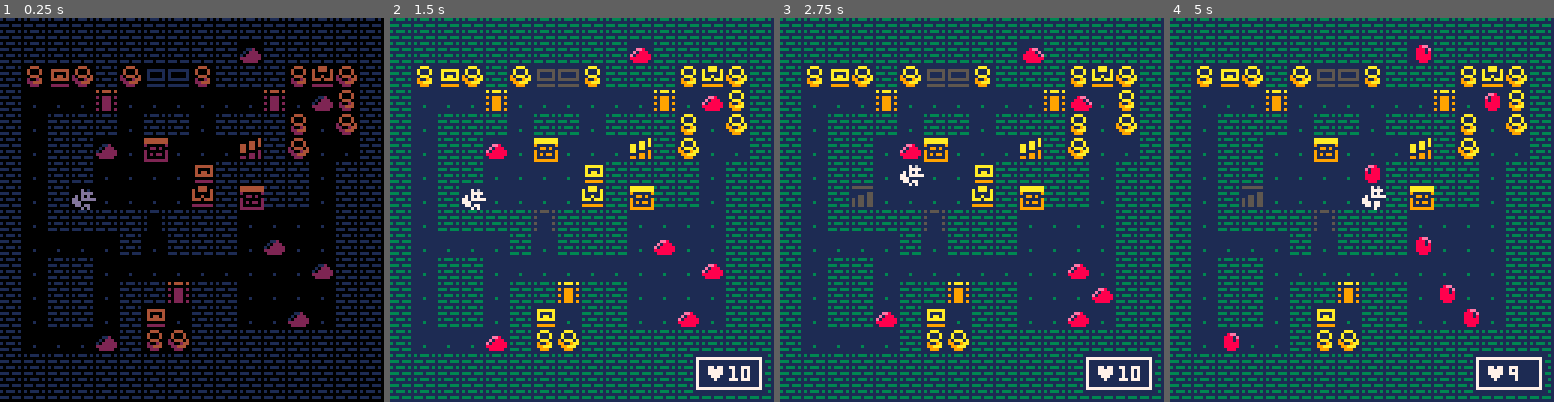
Above: before the commit, frames 1-4 (left to right).
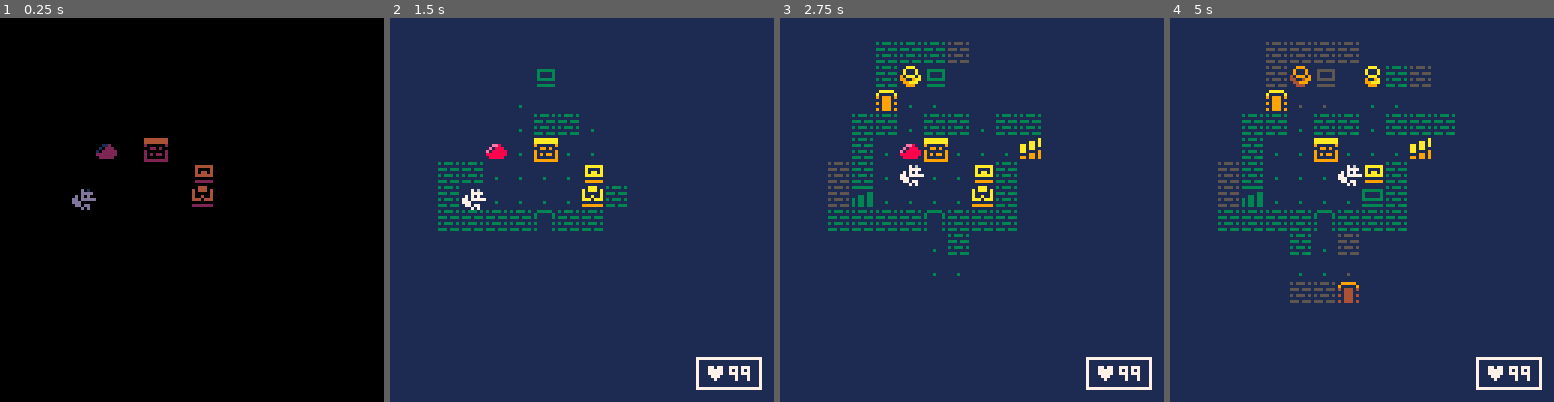
Above: after the commit, the same moments.

Repository: xjchong/pico-yggdrasil
Game: PICO-8 cartridge yggdrasil.p8
Two runs of this game, one before a commit and one after it. Both use one fixed random seed, a clock stepped at 60 frames per second and the inputs below.
Inputs:
- Up to frame 1 (0.25 s): no input
- Up to frame 2 (1.5 s): tap X (X key) at 0.33, 1.07 s; tap O (Z key) at 0.7 s
- Up to frame 3 (2.75 s): hold Right 1.6-2.1 s; tap O (Z key) at 1.7, 2.1, 2.5 s; tap X (X key) at 1.85 s; hold Up 2.15-2.42 s; hold Right from 2.47 s (still down)
- Up to frame 4 (5 s): tap O (Z key) every 0.4 s from 2.9 to 4.9 s; tap X (X key) at 2.97, 4.08 s; release Right at 3.03 s; hold Left 3.08-3.58 s; hold Down 3.63-3.97 s; hold Right 4.02-4.68 s; hold Up from 4.73 s (still down)

The runs differ from the first frame. In frame 1, 25% of the frame differs, in the area x 0-100%, y 0-100%; in frame 2, 23%; in frame 3, 21%; in frame 4, 22%.

Commit message:
Add fov and fog

Diff:
--- a/yggdrasil.p8
+++ b/yggdrasil.p8
@@ -30,7 +30,7 @@
  frame += 1
  _draw_fn()
  draw_windows()
- draw_fade()
+ set_fade()
 end
 
 function start_game()
@@ -46,6 +46,8 @@
 
  mobs={}
  player=add_mob(1,3,7)
+ player.sight=6
+ is_p_turn=true
 
  --temporary convenience
  --for adding mobs via map
@@ -59,9 +61,9 @@
   end
  end
 
- p_dist_map=get_dist_map(
-  xy_to_pos(player.x,player.y)
- )
+ p_dist_map=get_dist_map(mob_pos(player))
+ p_fov=get_fov(player)
+ fog=get_fov(player)
 
  toasts={}
  windows={}
@@ -114,9 +116,21 @@
 
  --did everybody finish animating?
  if done then
+  if is_p_turn then
+   is_p_turn=false
+   update_ai()
+  else
+   is_p_turn=true
   _upd_fn=update_game
+  end
  else
   _upd_fn=update_anim
+ end
+end
+
+function update_fog()
+ for i=1,256 do
+  fog[i]=fog[i] or p_fov[i]
  end
 end
 
@@ -131,12 +145,20 @@
 -->8
 --drawing
 
+--[[
+flags appendix
+1:blocks movement
+2:interactible
+3:blocks vision
+--]]
+
 function draw_game()
  cls(1)
  map()
 
  draw_mobs()
  draw_toasts()
+ draw_fog()
 
  fade_to(0)
 end
@@ -169,12 +191,23 @@
  end
 end
 
-function draw_dist_map(dmap)
+function draw_fog()
  for pos=1,256 do
   local x,y=pos_to_xy(pos)
-  local dist=dmap[pos]
-  if dist then
-   print(tostring(dist),x*8,y*8,7)
+  if fog[pos] then
+   --uncovered
+   if not p_fov[pos] then
+    --not currently in sight
+    pal(3,5)
+    pal(9,4)
+    pal(10,9)
+    pal(13,5)
+    spr(mget(x,y),x*8,y*8)
+    pal()
+   end
+  else
+   --covered
+   spr(208,x*8,y*8)
   end
  end
 end
@@ -316,13 +349,13 @@
  end
 end
 
-function draw_fade()
+function set_fade(pct,mode)
  for j=1,15 do
   local clr=j
-  for k=1,flr((max(0,min(fade_pct,1))*100+j*1.46)/22) do
+  for k=1,flr((max(0,min(pct,1))*100+j*1.46)/22) do
    clr=fade_clrs[clr]
   end
-  pal(j,clr,1)
+  pal(j,clr,mode)
  end
 end
 
@@ -333,7 +366,7 @@
  --can be set.
  while fade_pct!=pct do
   fade_pct=approach(fade_pct,pct,0.04)
-  draw_fade()
+  set_fade(fade_pct,1)
   flip()
  end
 end
@@ -359,13 +392,14 @@
 function blocked(fpos,tpos,mode)
  local x,y=pos_to_xy(tpos)
  local tile=mget(x,y)
+
+ if (not is_adj(fpos,tpos)) return true
+
  if mode=="move" then
-  return not is_adj(fpos,tpos)
-   or fget(tile,0)
-   or get_mob(x,y)~=nil
+  return fget(tile,0)
+    or get_mob(x,y)~=nil
  elseif mode=="move_thru_mobs" then
-  return not is_adj(fpos,tpos)
-   or fget(tile,0)
+  return fget(tile,0)
  end
 end
 
@@ -426,6 +460,81 @@
  end
 end
 
+--from position, to position.
+--retest should be false on
+--first call, it indicates whether
+--we have called the function in
+--reverse yet (for symmetry)
+function los(fpos,tpos,retest)
+ --always see adjacent things.
+ --1.5 because permitting diagonals.
+ if distance(fpos,tpos)<=1.5 then
+  return true
+ end
+
+ local fx,fy=pos_to_xy(fpos)
+ local tx,ty=pos_to_xy(tpos)
+ local dx,dy,sign_x,sign_y=
+   abs(tx-fx),abs(ty-fy),
+   sgn(tx-fx),sgn(ty-fy)
+ local err=dx-dy
+
+ while fx!=tx or fy!=ty do
+  if fget(mget(fx,fy),2) then
+   if retest then
+    return false
+   else
+    return los(tpos,fpos,true)
+   end
+  end
+
+  --e2 and err are somewhat
+  --mysterious. i'm not good
+  --enough at math to properly
+  --explain what it does. but
+  --if you increase the factor
+  --you multiply err by,
+  --the distance that corners are
+  --fixed increases too, seemingly
+  --linearly. thus i have chosen
+  --the theoretical furthest
+  --a corner could be from the player, 16
+  local e2=err*16
+  if e2>-dy then
+   err-=dy
+   fx+=sign_x
+  end
+  if e2<dx then
+   err+=dx
+   fy+=sign_y
+  end
+ end
+
+ return true
+end
+
+function distance(fpos,tpos)
+ local fx,fy=pos_to_xy(fpos)
+ local tx,ty=pos_to_xy(tpos)
+ local dx,dy=fx-tx,fy-ty
+ return sqrt(dx*dx+dy*dy)
+end
+
+function get_fov(mob)
+ local fpos,dist=mob_pos(mob),mob.sight
+ local fmap={}
+
+ for tpos=1,256 do
+  if not fmap[tpos]
+    and (distance(fpos,tpos)<=dist)
+    then
+   fmap[tpos]=los(tpos,fpos)
+  end
+ end
+
+ return fmap
+end
+
 
 
 -->8
@@ -455,10 +564,9 @@
      dxs[_btn+1],
      dys[_btn+1]
     ) then
-   p_dist_map=get_dist_map(
-    mob_pos(player)
-   )
-   update_ai()
+   p_dist_map=get_dist_map(mob_pos(player))
+   p_fov=get_fov(player)
+   update_fog()
   end
 
   _upd_fn=update_anim
@@ -487,20 +595,25 @@
 
  if blocked(fpos,tpos,"move") then
   --not walkable
-  m.xo,m.yo,m.anim_spd=4*dx,4*dy,0.8
+  m.xo,m.yo,m.anim_spd=4*dx,4*dy,1
  else
   --walkable
   m.x+=dx
 	 m.y+=dy
-	 m.xo,m.yo,m.anim_spd=-8*dx,-8*dy,1.2
+	 m.xo,m.yo,m.anim_spd=-8*dx,-8*dy,2
 	 did_act = true
-
 	 --player makes a walking sound.
 	 if (m==player) sfx(0)
  end
 
+ --don't animate mobs out of sight
+ if not fog[fpos]
+   and not fog[tpos] then
+  m.xo,m.yo=0,0
+ end
+
  did_act = handle_interact(m,tile,dest_x,dest_y)
-  or did_act
+   or did_act
 
  return did_act
 end
@@ -545,13 +658,13 @@
     ,"  and find salvation",
     "",
     "  ...just kidding"},
-    3 --color
+    10 --color
    )
   elseif x==10 and y==7 then
    show_timed_msg(
     "i will disappear...",
     60, --duration
-    3 --color
+    10 --color
    )
   end
   sfx(7)
@@ -576,7 +689,7 @@
  2-slime
 --]]
 
-mob_hps={10,2}
+mob_hps={99,1}
 mob_atks={1,1}
 mob_anims={{1,2,3,4},{5,6,5,7}}
 
@@ -637,6 +750,8 @@
 --ai
 
 function update_ai()
+ load_btn_bfr()
+
  for m in all(mobs) do
   if m.hp<=0 then
    --dead mobs can't act
@@ -957,10 +1072,10 @@
 
 __gff__
 0000000000030303000000000000000000000000000000000000000000000000000000000000000000000000000000000000000000000000000000000000000000000000000000000000000000000000000000000000000000000000000000000000000000000000000000000000000000000000000000000000000000000000
-0000000000000000000000000000000000000000000000000000000000000000000000000000000000000000000000000000000000000000000000000000000000010000000000000003030303030200000000000000000000000000000003000000000000000000000000000000000000000000000000000000000000000000
+0000000000000000000000000000000000000000000000000000000000000000000000000000000000000000000000000000000000000000000000000000000000050000000000000003030703030200000000000000000000000000000003000000000000000000000000000000000000000000000000000000000000000000
 __map__
 c1c1c1c1c1c1c1c1c1c1c1c1c1c1c1c100000000000000000000000000000000000000000000000000000000000000000000000000000000000000000000000000000000000000000000000000000000000000000000000000000000000000000000000000000000000000000000000000000000000000000000000000000000
-c1c1c1c1c1c1c1c1c1c105c1c1c1c1c100000000000000000000000000000000000000000000000000000000000000000000000000000000000000000000000000000000000000000000000000000000000000000000000000000000000000000000000000000000000000000000000000000000000000000000000000000000
+c1c1c1c1c1c1c1c1c1c1c1c1c1c1c1c100000000000000000000000000000000000000000000000000000000000000000000000000000000000000000000000000000000000000000000000000000000000000000000000000000000000000000000000000000000000000000000000000000000000000000000000000000000
 c1c9cdcac1cadddcc9c1c1c1c9cccac100000000000000000000000000000000000000000000000000000000000000000000000000000000000000000000000000000000000000000000000000000000000000000000000000000000000000000000000000000000000000000000000000000000000000000000000000000000
 c1c0c0c0cbc0c0c0c0c0c0cbc005c9c100000000000000000000000000000000000000000000000000000000000000000000000000000000000000000000000000000000000000000000000000000000000000000000000000000000000000000000000000000000000000000000000000000000000000000000000000000000
 c1c0c1c1c1c0c1c1c0c1c1c1c9c0cac100000000000000000000000000000000000000000000000000000000000000000000000000000000000000000000000000000000000000000000000000000000000000000000000000000000000000000000000000000000000000000000000000000000000000000000000000000000
Not shown, changed: 22 lines of the sprite sheet (__gfx__) section of yggdrasil.p8
Not shown, removed: yggdrasil.html
Not shown, removed: yggdrasil.js
Not shown, changed: yggdrasil.p8.png
